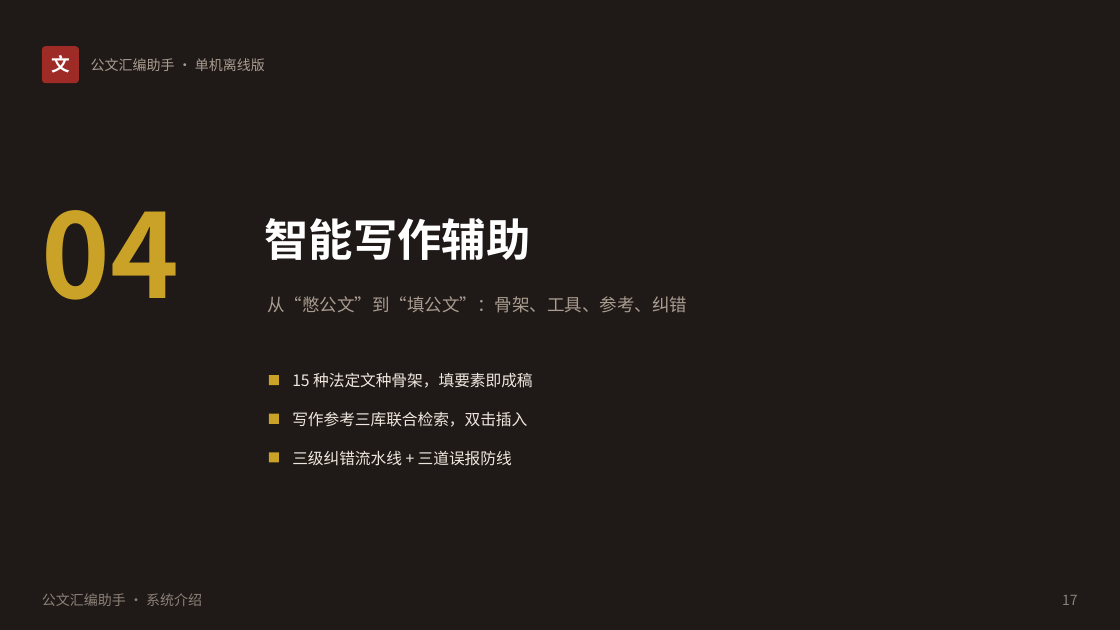
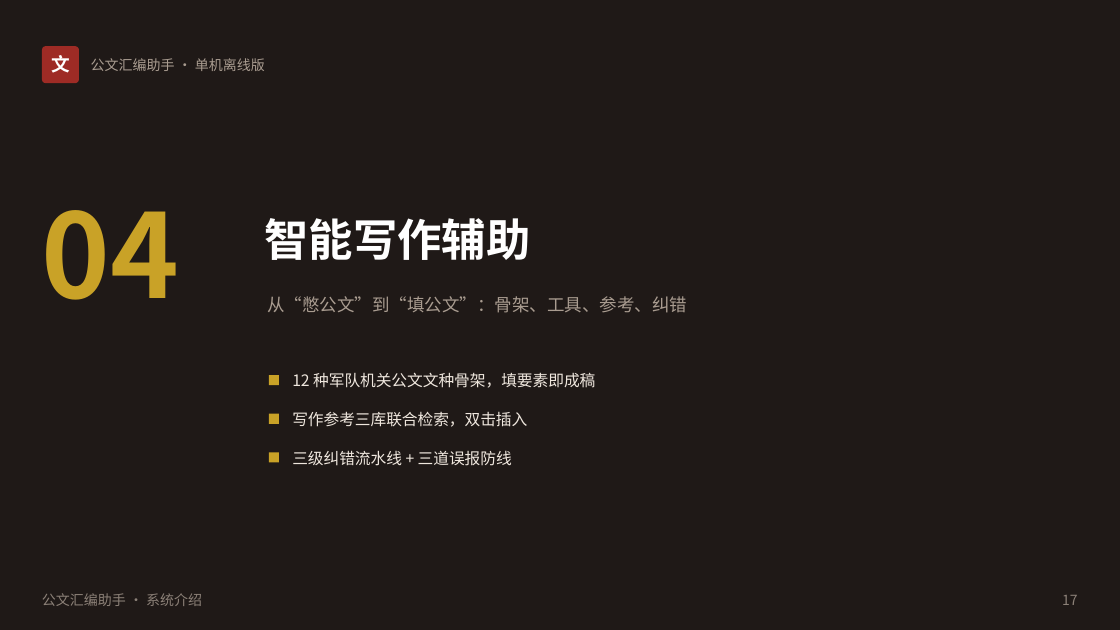
Before and after one commit to lzh745200/gwtool, a slide deck: slide 17 of 公文汇编助手-系统介绍.pptx. Drawn at 1120x630 pixels with LibreOffice and Linux fonts; fonts in the diff are those of the drawing. Boxes give left, top, right and bottom in pixels: in the first picture for what was removed or moved away, otherwise in the second. Text is boxed around its words. In the diff, an @@ line names an element or a change of style, - is before the commit and + after.

```diff
--- a/公文汇编助手-系统介绍.pptx
+++ b/公文汇编助手-系统介绍.pptx
@@ text at [292,372,595,388]: text changed @@
-15 种法定文种骨架，填要素即成稿
+12 种军队机关公文文种骨架，填要素即成稿
```
Also in this commit, not shown: 10 other slides changed, 2 slides added, 26 other files.
